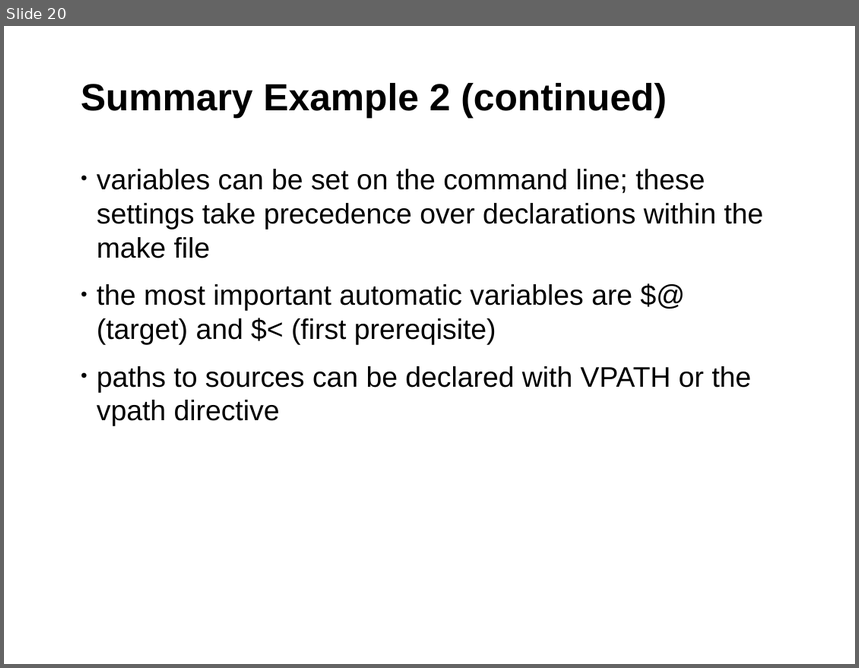
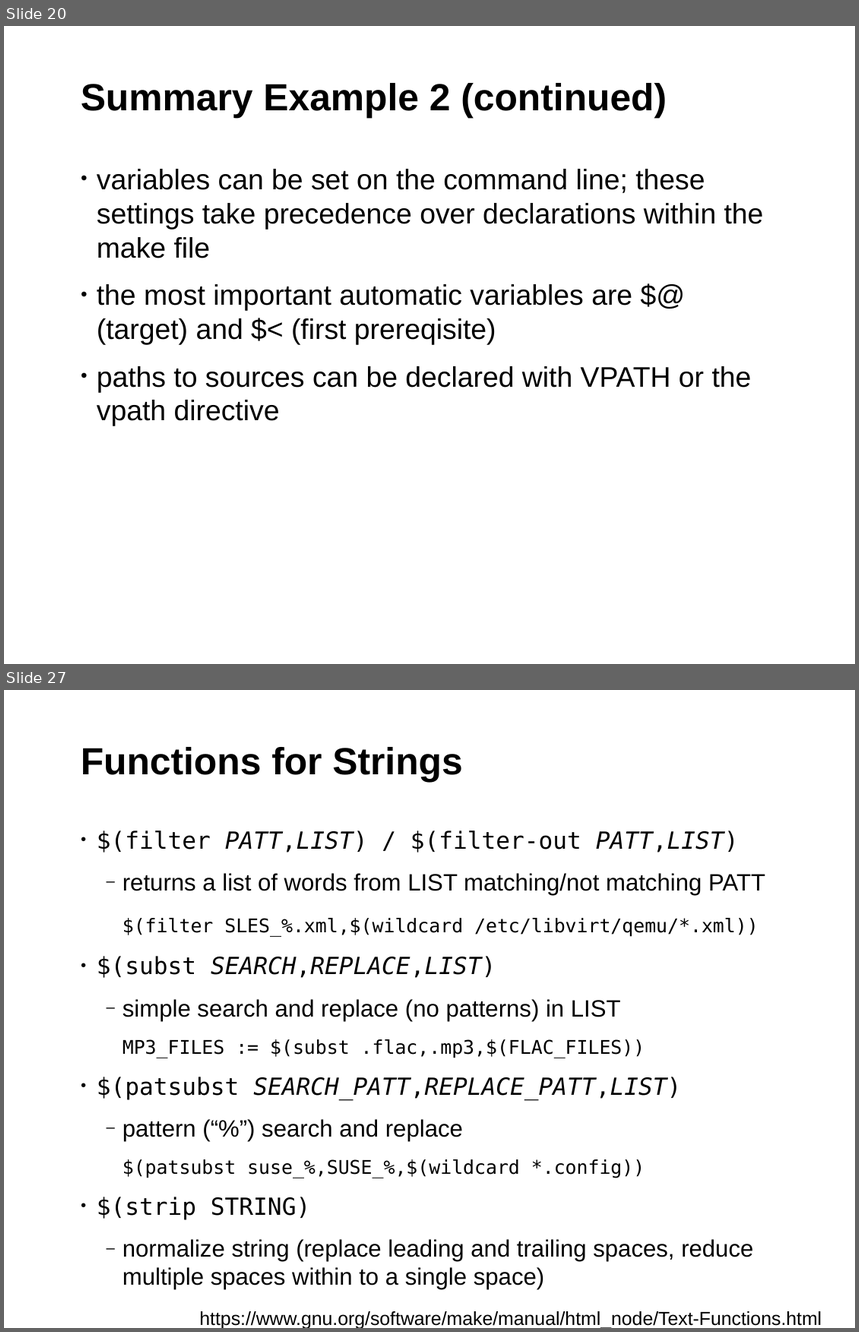
Before and after one commit to fsundermeyer/GNU_make_workshop, a slide deck: GNU_make_03_2015.odp. Shown one above the other, each under a label of ours: slide 20 before the commit, slides 20 and 27 after it; the slides between them are not shown. The pictures are 859x668 and 859x1332 pixels, drawn with LibreOffice and Linux fonts; fonts in the diff are those of the drawing; background and template pictures are left out. Boxes give left, top, right and bottom in pixels: in the first picture for what was removed or moved away, otherwise in the second. Text is boxed around its words. In the diff, an @@ line names an element or a change of style, - is before the commit and + after.

Commit message:
Part 3 of the GNU Make Workshop
Explaining pattern rules and implicit rules and presenting the most important
built-in functions. The Makefile introduces a pattern rule to create .mp3 from
.flac and makes use of several functions.

```diff
--- a/GNU_make_03_2015.odp
+++ b/GNU_make_03_2015.odp
@@ slide 27 added at bbox=[4, 690, 855, 1328], background #FFFFFF; not listed: 1 template element that a slide beside it also shows @@
@@ title added at bbox=[81, 747, 462, 783], 32 pt, text #000000, bold @@
+Functions for Strings
@@ text added at bbox=[97, 831, 766, 1290], 20 pt, text #000000 @@
+• $(filter PATT,LIST) / $(filter-out PATT,LIST)
+  ‒ returns a list of words from LIST matching/not matching PATT
+  $(filter SLES_%.xml,$(wildcard /etc/libvirt/qemu/*.xml))
+• $(subst SEARCH,REPLACE,LIST)
+  ‒ simple search and replace (no patterns) in LIST
+  MP3_FILES := $(subst .flac,.mp3,$(FLAC_FILES))
+• $(patsubst SEARCH_PATT,REPLACE_PATT,LIST)
+  ‒ pattern (“%”) search and replace
+  $(patsubst suse_%,SUSE_%,$(wildcard *.config))
+• $(strip STRING)
+  ‒ normalize string (replace leading and trailing spaces, reduce multiple spaces within to a single space)
@@ text added at bbox=[199, 1312, 822, 1328], 16 pt, text #000000 @@
+https://www.gnu.org/software/make/manual/html_node/Text-Functions.html
```
Also in this commit, not shown: 11 slides changed, 12 other slides added, 1 other file.
